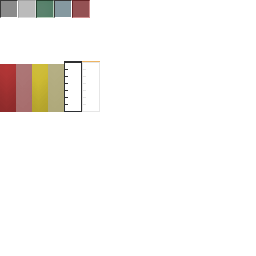
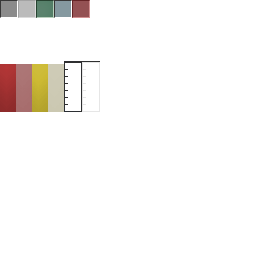
Before/after of a w=256, h=256 layered artwork. What changed in the layer stack:
painted on "Gauge layout" over [82, 61, 100, 62]
